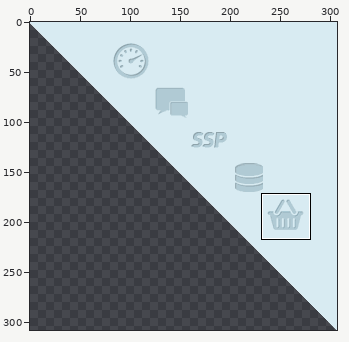
Sprite sheet, stored at trunk/ProcessCodi_metaworks3/WebContent/images/waveStyle/pageNavigation_admin01.png. Above, an overview of the earlier version with the close-up marked.
Close-up. Earlier state:
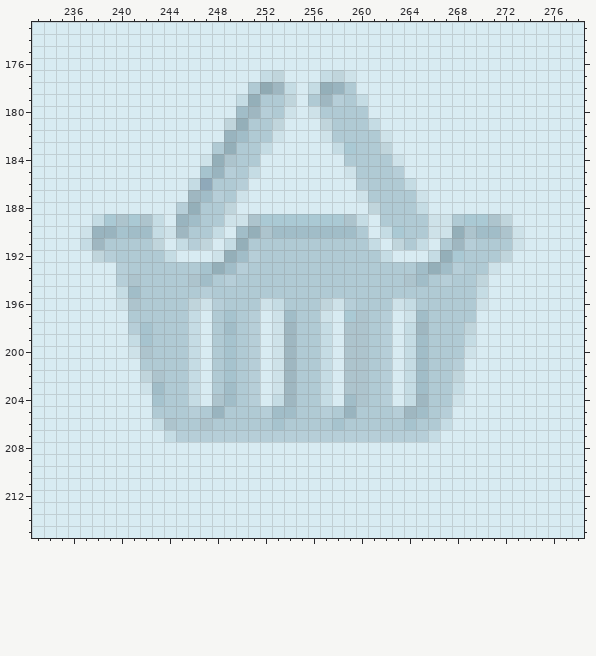
The file is 307x308 pixels. Pixels under 10% opacity are left out. Colours within 5 levels of each other are drawn and written as one. Shown: x 233..278, y 173..215. The commit also changed other parts of the picture, which this record leaves out.
New version:
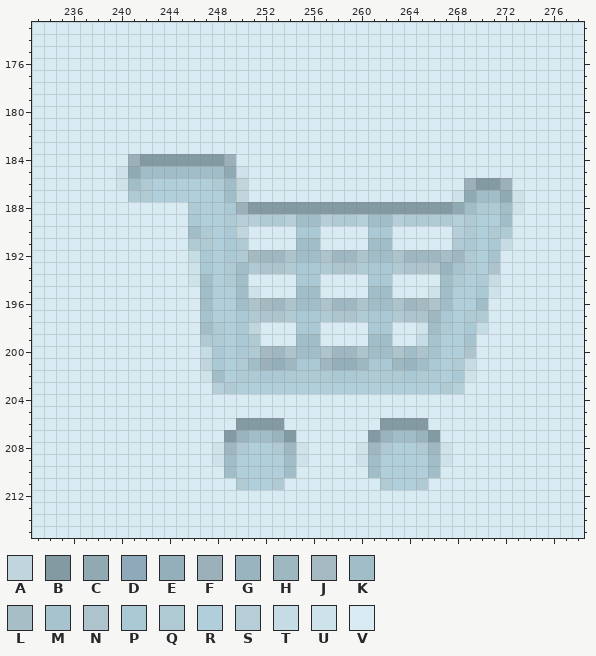
Palette (. is transparent): A #c0d5dc  B #839aa3  C #90aab3  D #8fa9ba  E #94afb9  F #9bb0b8  G #99b4bf  H #9fb7c1  J #a5b9c1  K #a1bdc8  L #a7bec7  M #a6c3ce  N #adc4cd  P #aac9d4  Q #b0cad4  R #b0cfdb  S #b6ced8  T #c5dce4  U #cee2e9  V #d8ebf2
The edit:
y 177: x 252..253 TA -> VV; x 257..259 TAU -> VVV
y 178: x 251..254 QCHT -> VVVV; x 256..259 TEGQ -> VVVV
y 179: x 250..254 TEQQA -> VVVVV; x 256..260 QHSQT -> VVVVV
y 180: x 250..254 KHSQU -> VVVVV; x 256..260 UQQQQ -> VVVVV
y 181: x 249..253 AEQQA -> VVVVV; x 257..261 AQQQT -> VVVVV
y 182: x 249..253 GKQQU -> VVVVV; x 257..262 UQQQQU -> VVVVVV
y 183: x 248..252 QEQQT -> VVVVV; x 258..262 TPQQA -> VVVVV
y 184: x 241..251 VVVVVVUENQQ -> FBBBBBBBFVV; x 259..263 QQQQU -> VVVVV
y 185: x 240..251 VVVVVVVMGSQT -> UCKKKKKKKCUV; x 259..263 UQQQS -> VVVVV
y 186: x 240..247 VVVVVVTD -> UKQRRRRR; x 249..250 QS -> KA; x 260..264 SQQQT -> VVVVV; x 269..272 VVVV -> FBBF
y 187: x 241..250 VVVVVHKSQU -> QQRRRRRRKA; x 260..265 UQQQQU -> VVVVVV; x 268..273 VVVVVV -> UCKKCU
y 188: x 245..273 SEQQAVVVVVVVVVVVAQQQTVVVVVVVV -> VQRRPFBBBBBBBBBBBBBBBBBCKQQKU
y 189: x 238..243 TPNPNT -> VVVVVV; x 245..263 GKQQUUNPPPPPPPNTVQQ -> VPRRQSSQQSKKSQQSKKS; x 266..272 UUQPPNA -> QQSQRRK
y 190: x 237..246 UGGMKKTUHQ -> VVVVVVVVVK; x 248..273 TVKENKKKKKKKQVTPQQUUENKKNU -> RPAVVVVPPVVVVPPVVVVVSQRQQV
y 191: x 237..243 THQQQQA -> VVVVVVV; x 245..265 TSAVTEQQQQQQQQQQTVAQT -> VQQRPQVVVVKKVVVVKKVVV; x 267..273 QHSQQQU -> VQPRPTV
y 192: x 238..244 ASQQQQT -> VVVVVVV; x 246..268 VVUEKSQQQQQQQQQQTVVVTEP -> TPRPQJHHNKKNHHNKKNHHHLH; x 270..272 QQA -> RMV
y 193: x 240..250 SQQQQQQMEKS -> VVVVVVUPRQK; x 252..253 QQ -> NN; x 255..256 QQ -> PP; x 258..259 QQ -> NN; x 261..262 QQ -> PP; x 264..268 QKEKS -> NNNGM; x 270..271 QU -> RN
y 194: x 240..246 SNQQQQN -> VVVVVVU; x 248..267 QSQQQQQQQQQQQQQQNKQS -> RQKVVVVPPVVVVPPVVVVK; x 269..271 QAV -> RQT
y 195: x 240..271 TKQQQQQSQQQQQQQQQQQQQQQQQQQQQQTV -> VVVVVVVKRRKUVVVKKVVVVKKVVVUKRRPU
y 196: x 240..270 UNQQQQAUSQQQUTQQQAUSQQQUTQQQQQU -> VVVVVVVKRRKNJHNKKNHHNKKNHJNKRRK
y 197: x 241..268 QQQQQTVQMQSVUKQQUVPNQSVUKQQQ -> VVVVVVMRRPQNNQPPQNNQPPQNNHPR; x 270 V -> Q
y 198: x 241..247 SMQQQTV -> VVVVVVK; x 249..251 KQS -> RPA; x 253..257 UHQQT -> VVPPV; x 259..262 NNQS -> VVPP; x 264..266 THQ -> VUK; x 268..270 QAV -> RPT
y 199: x 241..247 TMQQQTV -> VVVVVVQ; x 249..251 MQS -> RPQ; x 253..257 UHQQT -> VVKKV; x 259..262 NNQS -> VVKK; x 264..269 TKQQQT -> VTMRRM
y 200: x 241..259 UNQQQTVQMQSVUHQQTVN -> VVVVVVTPRPQJHNKKNHH; x 261..269 QSVTKQQQU -> KKNKNMRRN
y 201: x 242..249 QQQQTVQM -> VVVVVAPR; x 251..253 SVU -> KFE; x 255..264 QQTVNNQSVT -> PPHEEHPPHG; x 266..269 QQSV -> PRQT
y 202: x 242..249 ANQQTVQM -> VVVVVUKR; x 251..254 SVUH -> QPPQ; x 257..260 TVNN -> QPPQ; x 262..265 SVTK -> QQPQ; x 267..269 QAV -> RPU
y 203: x 242..246 UKQQT -> VVVVV; x 248..266 QKQSVUHQQTVNNQSVTKQ -> SQRRRRRRRRRRRRRRRRR; x 268 T -> S
y 204: x 243..246 MQQT -> VVVV; x 248..251 NKQS -> VVVV; x 253..257 THQQT -> VVVVV; x 259..262 KNQS -> VVVV; x 264..268 THQQU -> VVVVV
y 205: x 243..267 QQQSQGQQQSKKQQSQGQQQSHKQS -> VVVVVVVVVVVVVVVVVVVVVVVVV
y 206: x 243..267 TNQQNQQQQQMQQQQMQQQQQMQQT -> VVVVVVVBBBBVVVVVVVVBBBBVV
y 207: x 244..266 TSSSSSSSSSSSSSSSSSSSSST -> VVVVVBGKKGBVVVVVVBGKKGB
y 208: x 248..255 VVVVVVVV -> UHQRRQHU; x 260..267 VVVVVVVV -> UHQRRQHU
y 209: x 248..255 VVVVVVVV -> UKRRRRKU; x 260..267 VVVVVVVV -> UKRRRRKU
y 210: x 249..254 VVVVVV -> KRRRRK; x 261..266 VVVVVV -> KRRRRK
y 211: x 250..253 VVVV -> QRRQ; x 262..265 VVVV -> QRRQ
Boxes around the changes in both close-ups, in picture pixels (x1, y1, x2, y2):
changed: (80, 70, 524, 490)
